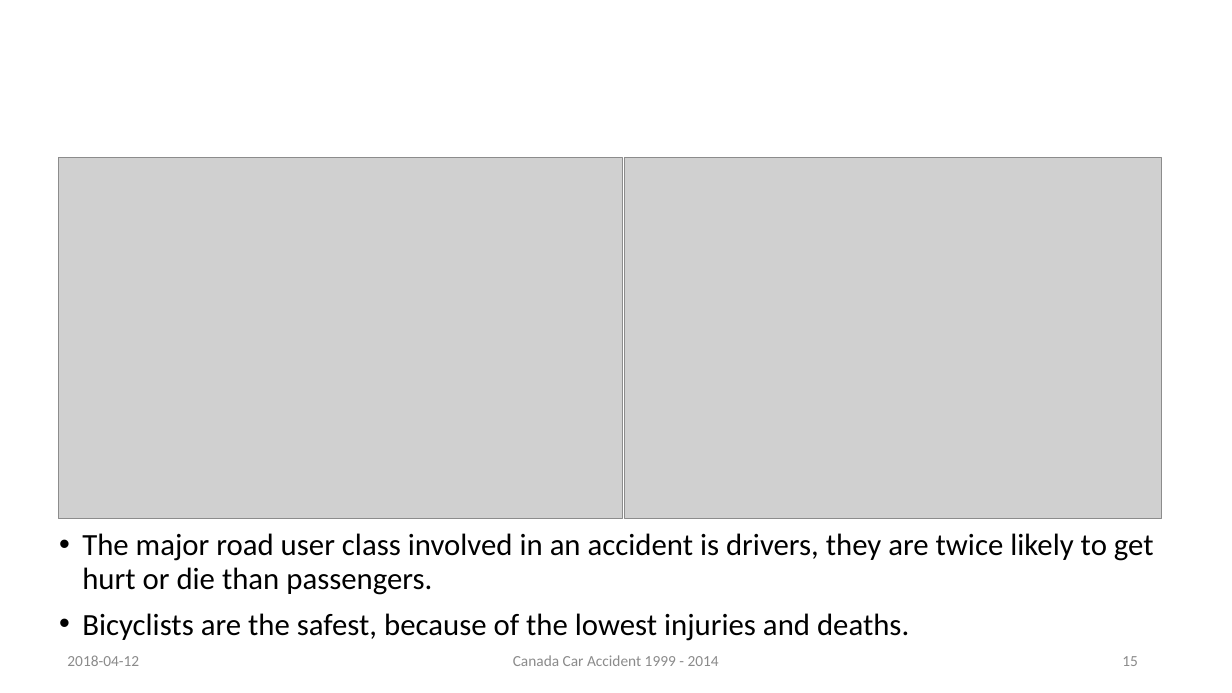
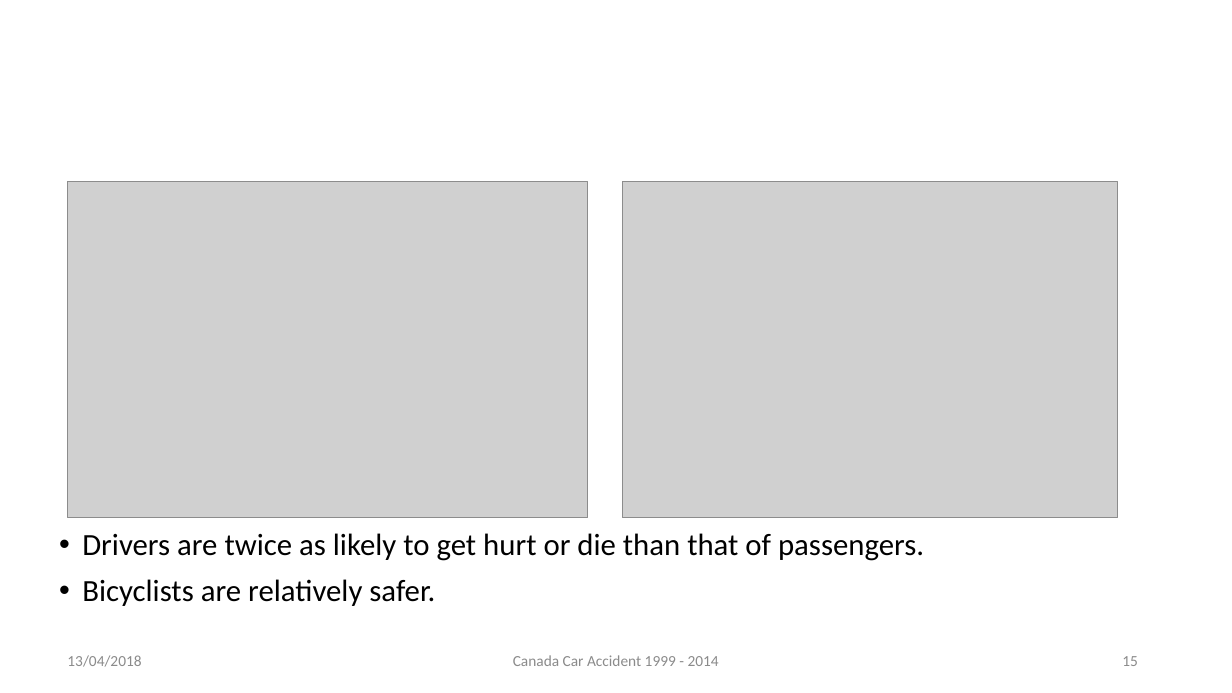
Before and after one commit to rynho/3250-G3, a slide deck: slide 15 of Deliverable/Presentation (submit).pptx. Drawn at 1232x693 pixels with LibreOffice and Linux fonts; fonts in the diff are those of the drawing; grey boxes stand for pictures; background and template pictures are left out. Boxes give left, top, right and bottom in pixels: in the first picture for what was removed or moved away, otherwise in the second. Text is boxed around its words. In the diff, an @@ line names an element or a change of style, - is before the commit and + after.

```diff
--- a/Deliverable/Presentation (submit).pptx
+++ b/Deliverable/Presentation (submit).pptx
@@ picture: place and size @@
-picture at (58, 158, 623, 518)
+picture at (67, 181, 588, 518)
@@ picture: place and size @@
-picture at (625, 158, 1162, 518)
+picture at (623, 181, 1118, 518)
@@ text at (82, 533, 924, 606): text changed @@
-• The major road user class involved in an accident is drivers, they are twice likely to get hurt or die than passengers.
-• Bicyclists are the safest, because of the lowest injuries and deaths.
+• Drivers are twice as likely to get hurt or die than that of passengers.
+• Bicyclists are relatively safer.
@@ text at (67, 655, 141, 667): text changed @@
-2018-04-12
+13/04/2018
```
Also in this commit, not shown: 19 other slides changed.
